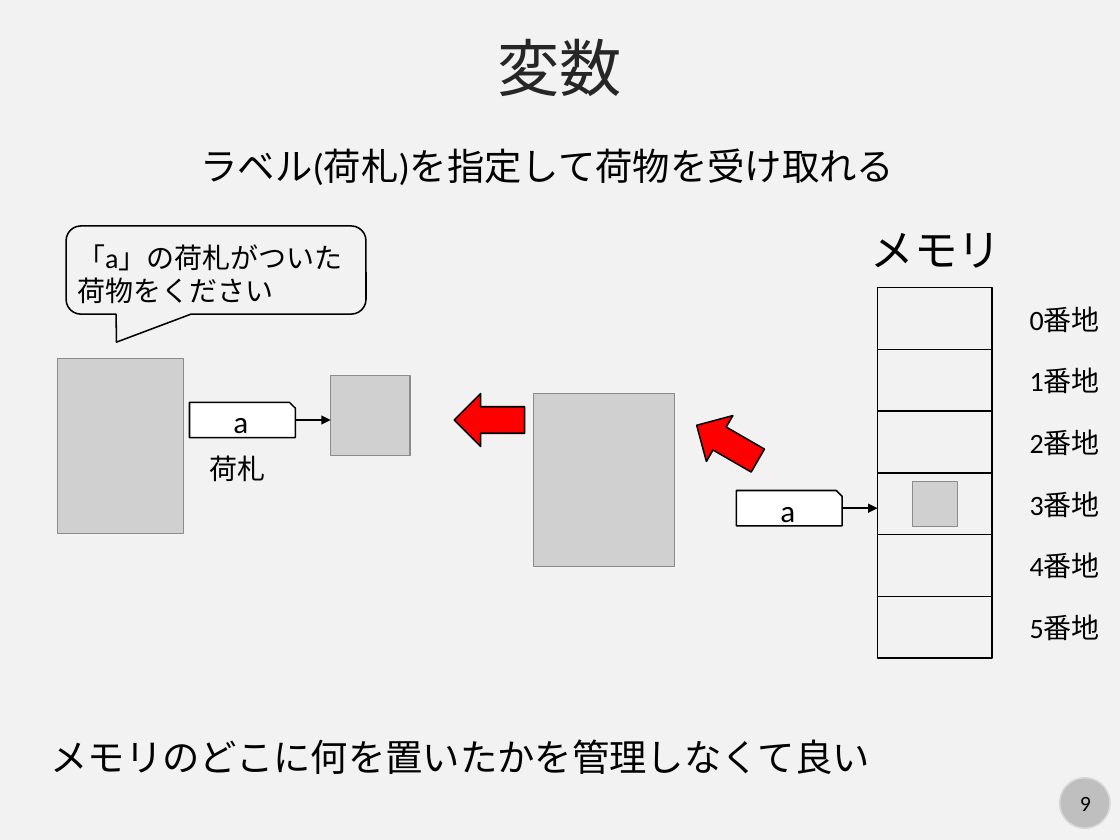
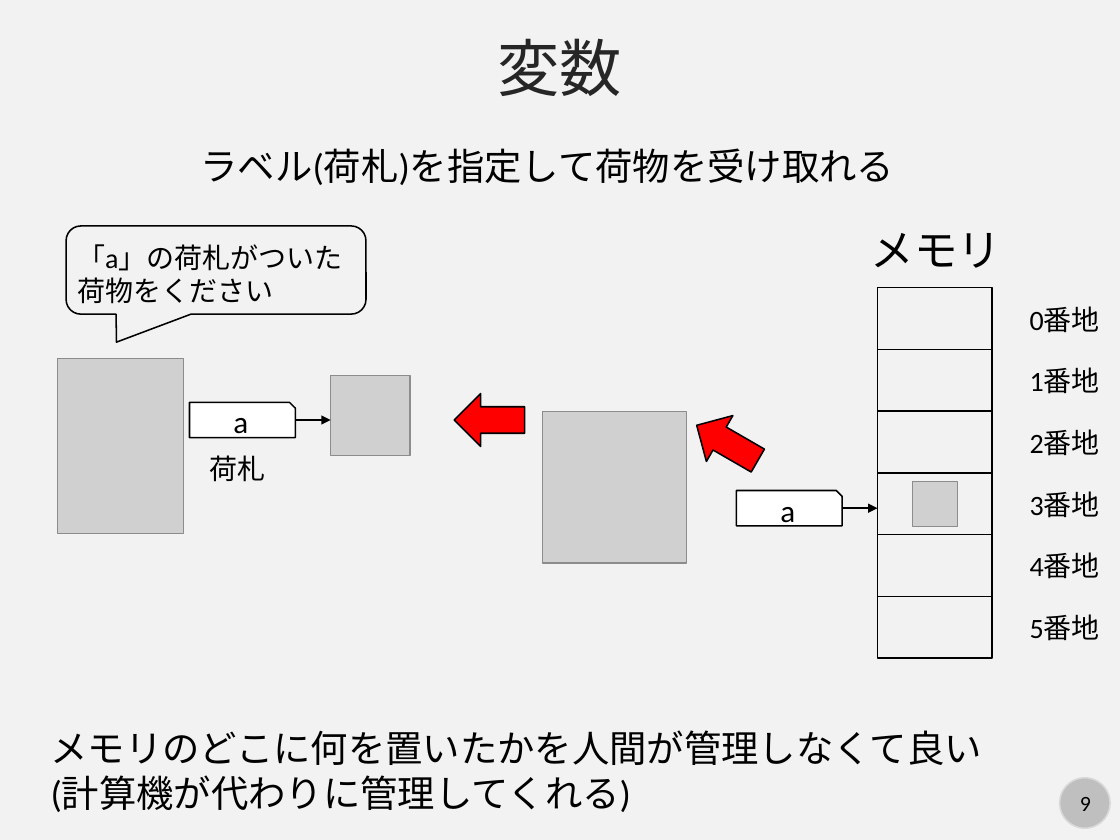
Before and after one commit to kaityo256/python_zero, a slide deck: slide 9 of basic/fig/slide.pptx. Drawn at 1120x840 pixels with LibreOffice and Linux fonts; fonts in the diff are those of the drawing; grey boxes stand for pictures. Boxes give left, top, right and bottom in pixels: in the first picture for what was removed or moved away, otherwise in the second. Text is boxed around its words. In the diff, an @@ line names an element or a change of style, - is before the commit and + after.

```diff
--- a/basic/fig/slide.pptx
+++ b/basic/fig/slide.pptx
@@ picture: place and size @@
-picture at <box>533,393,674,566</box>
+picture at <box>542,411,685,563</box>
@@ text at <box>51,730,982,812</box>: text changed @@
-メモリのどこに何を置いたかを管理しなくて良い
+メモリのどこに何を置いたかを人間が管理しなくて良い
+(計算機が代わりに管理してくれる)
```
Also in this commit, not shown: 4 other slides changed.
